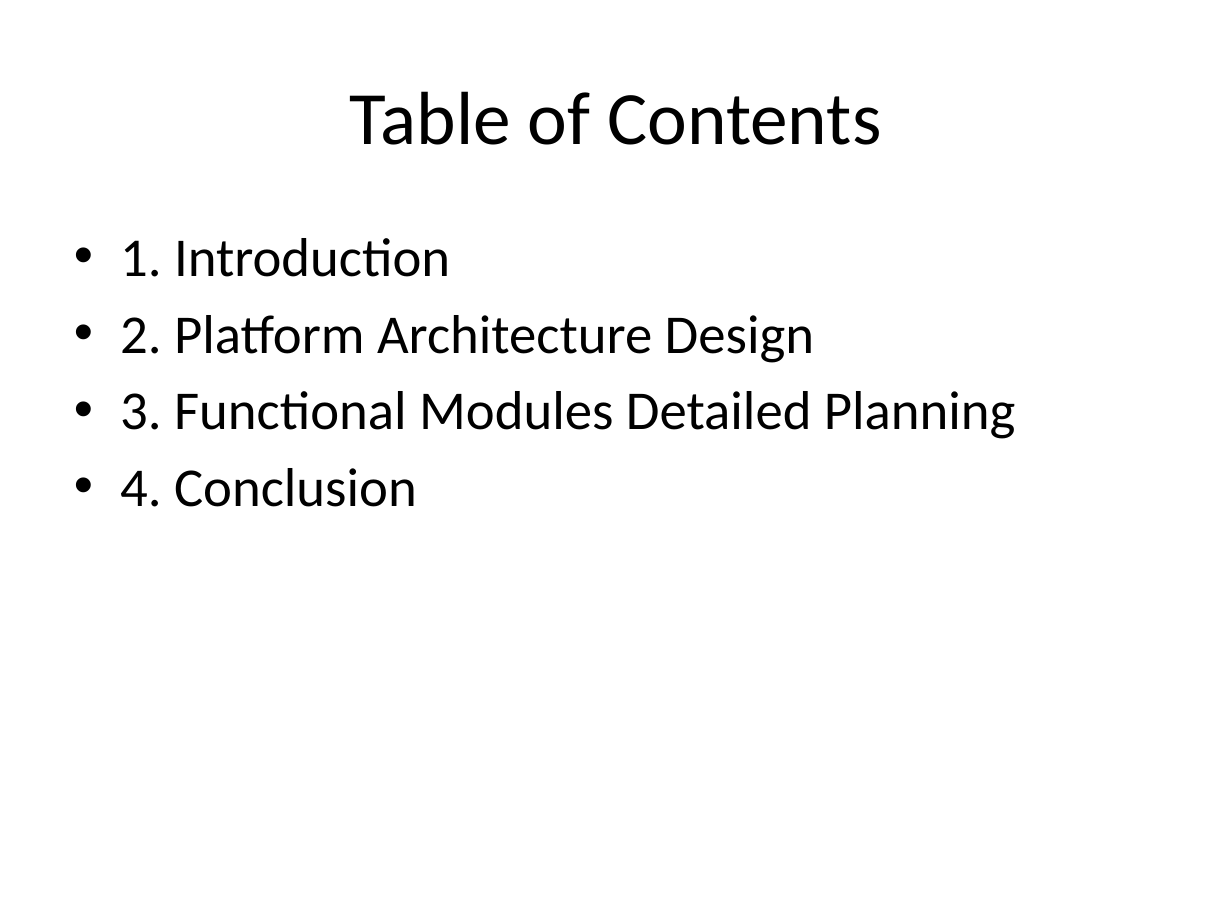
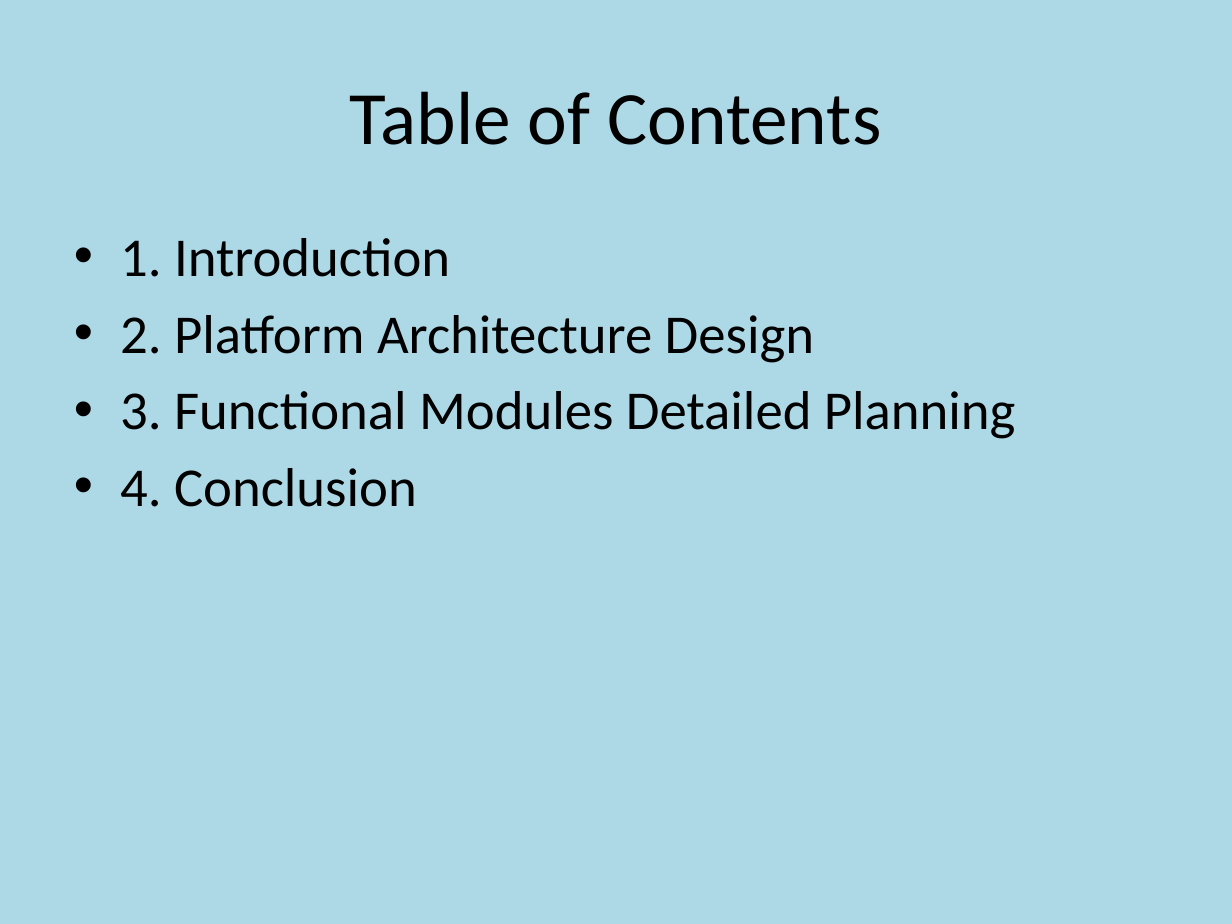
Before and after one commit to bioinfo-gao/Python_Omics_DS, a slide deck: slide 2 of cloud_bioinfo_platform.pptx. Drawn at 1232x924 pixels with LibreOffice and Linux fonts; fonts in the diff are those of the drawing. Boxes give left, top, right and bottom in pixels: in the first picture for what was removed or moved away, otherwise in the second. Text is boxed around its words. In the diff, an @@ line names an element or a change of style, - is before the commit and + after.

```diff
--- a/cloud_bioinfo_platform.pptx
+++ b/cloud_bioinfo_platform.pptx
@@ background #FFFFFF to #ADD8E6 @@
```
Also in this commit, not shown: 1 other slide changed, 1 other file.
